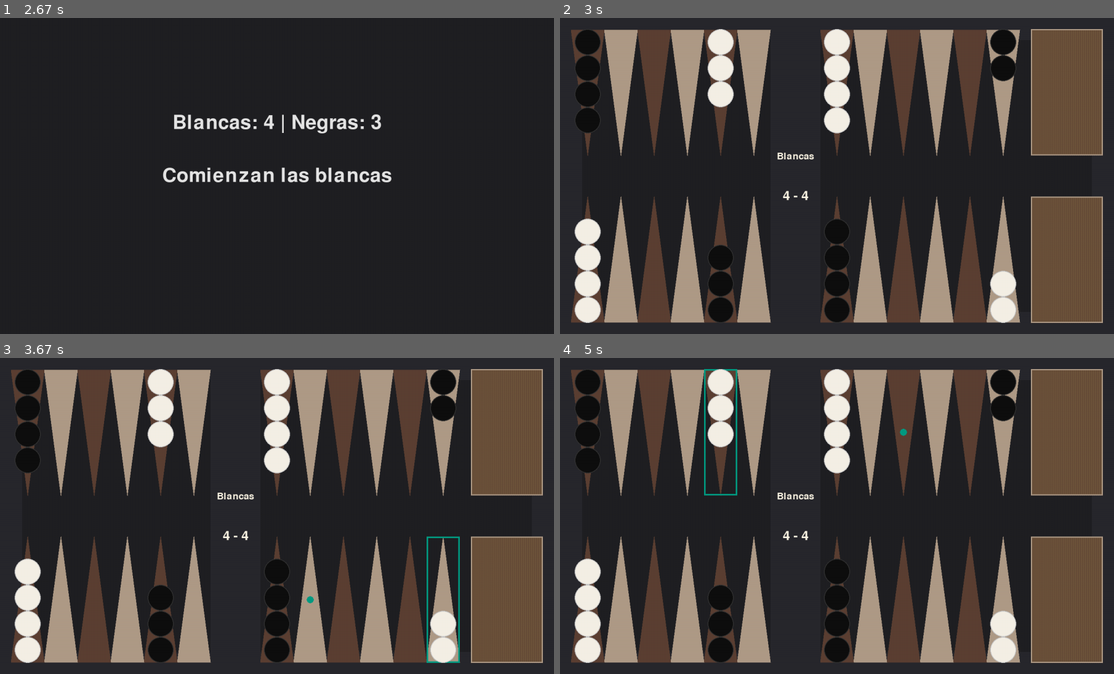
Above: before the commit, frames 1-4 (two rows, left to right).
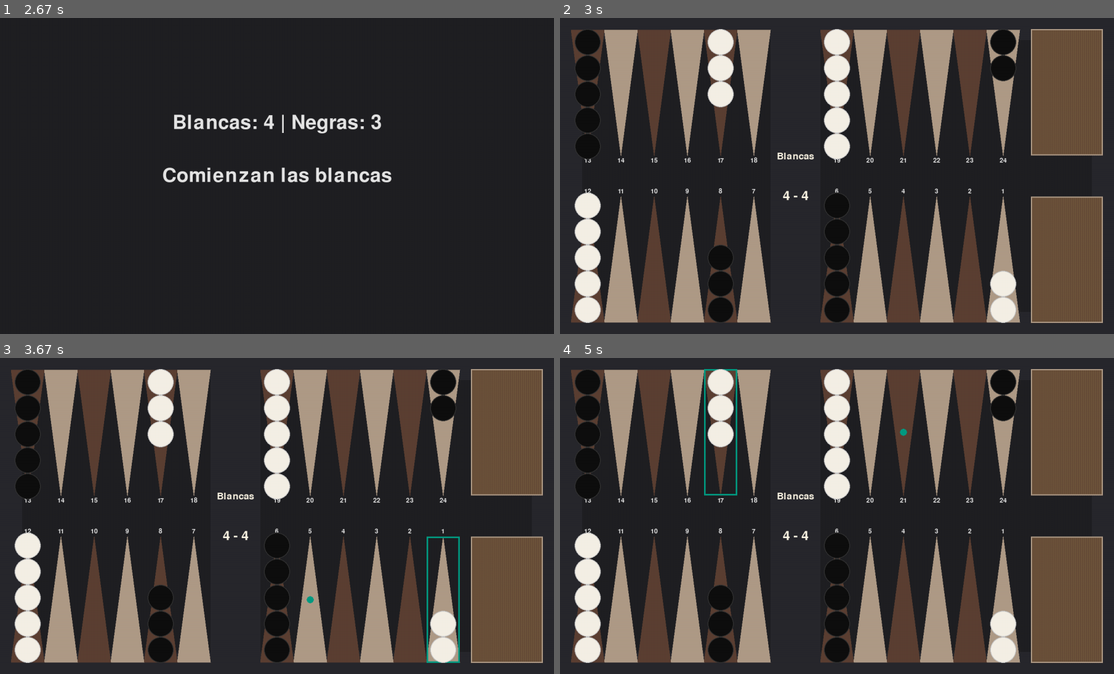
Above: after the commit, the same moments.

Repository: BarbozaFederico/rback
Game: pygame game, started from backgammon/pygame_ui/ui.py
Two runs of this game, one before a commit and one after it. Both use one fixed random seed, a clock stepped at 60 frames per second and the inputs below.
Inputs (mouse positions are in pixels of both pictures, inside the frame that each line leads up to):
- Up to frame 1 (2.67 s): click (277, 176) at 0.38 s
- Up to frame 2 (3 s): no input
- Up to frame 3 (3.67 s): click (421, 566) at 3.22 s; click (443, 598) at 3.55 s
- Up to frame 4 (5 s): click (1030, 598) at 3.88 s; click (1003, 598) at 4.22 s; click (665, 474) at 4.55 s; click (720, 430) at 4.88 s

Frame 1 is identical in both runs. In frame 2, 1.0% of the frame differs, in the area x 2-81%, y 36-64%; in frame 3, 1.0%; in frame 4, 1.0%.

Commit message:
Fix: Correctly display fifth checker on board
The previous logic only drew up to four checkers on a point, hiding the fifth. This commit updates the drawing logic in `_draw_checkers` to display up to five checkers, and only shows a count for stacks of six or more. This resolves a visual bug where the fifth checker was not displayed, and a subsequent bug where a count was shown for stacks of exactly five.

Diff:
--- a/backgammon/pygame_ui/ui.py
+++ b/backgammon/pygame_ui/ui.py
@@ -220,8 +220,8 @@
                 else rect.bottom - self.checker_radius
             )
 
-            # Draw up to 4 checkers
-            num_to_draw = min(len(checkers), 4)
+            # Draw up to 5 checkers
+            num_to_draw = min(len(checkers), 5)
             for i in range(num_to_draw):
                 center_x = rect.centerx
                 center_y = base_y + (i * 2 * self.checker_radius * direction)
@@ -249,8 +249,8 @@
                     else COLOR_PIEZA_BLANCA
                 )
                 count_text = self.font.render(str(len(checkers)), True, text_color)
-                # Position the count on the 4th checker's position (index 3)
-                count_y = base_y + (3 * 2 * self.checker_radius * direction)
+                # Position the count on the 5th checker's position (index 4)
+                count_y = base_y + (4 * 2 * self.checker_radius * direction)
                 text_rect = count_text.get_rect(center=(rect.centerx, count_y))
                 self.screen.blit(count_text, text_rect)
 
@@ -404,7 +404,7 @@
         color1 = COLOR_TRIANGULO_CLARO
         color2 = COLOR_TRIANGULO_OSCURO
 
-        # Dibuja los triángulos
+        # Dibuja los triángulos y los números
         for i, rect in enumerate(self.point_rects):
             if rect is None:
                 continue
@@ -439,6 +439,27 @@
                         (rect.right, rect.bottom - triangle_margin),
                         rect.midtop,
                     ],
+                )
+
+            # Draw number
+            ui_number = i + 1
+            num_text = self.font.render(str(ui_number), True, COLOR_TEXTO_NEGRO)
+            text_margin = 5
+            if i >= 12:  # Top row
+                self.screen.blit(
+                    num_text,
+                    (
+                        rect.centerx - num_text.get_width() / 2,
+                        rect.bottom + text_margin,
+                    ),
+                )
+            else:  # Bottom row
+                self.screen.blit(
+                    num_text,
+                    (
+                        rect.centerx - num_text.get_width() / 2,
+                        rect.top - num_text.get_height() - text_margin,
+                    ),
                 )
 
     def _get_point_from_pos(self, pos):
